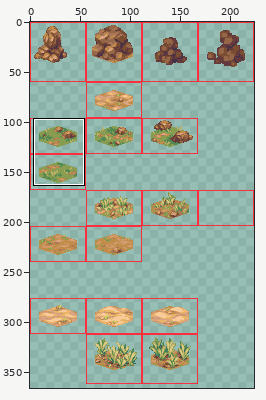
Sprite sheet: public/assets/hex-tile-experiment-tiles.png. The picture above shows the old version from afar; the outline marks the close-up.
Close-up. The starting point:
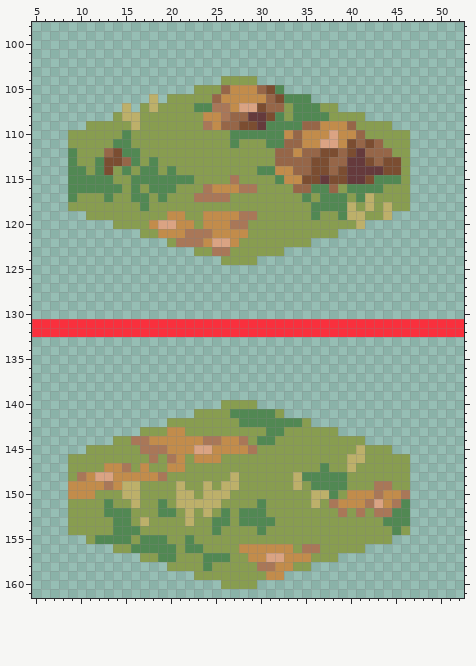
The file is 224x384 pixels. Shown: x 5..52, y 98..161. The wide view leaves out empty margins. The commit also changed other parts of the picture, which this record leaves out.
And afterwards:
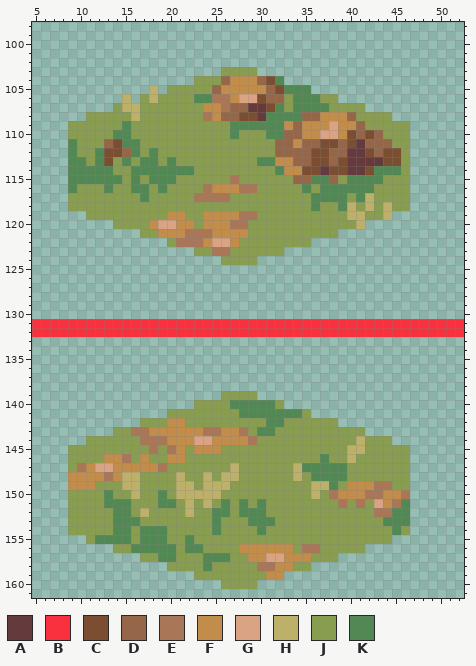
Palette (. is transparent): A #653a3c  B #f9303d  C #7b4d31  D #966648  E #a97758  F #c28c4b  G #daa383  H #bdb06a  J #889d50  K #518853
From old to new:
Changed rows in their new state; - is an unchanged pixel.
first column x 9:
103 -----------------JJJJ-----------------
104 --------------JJJDFFFDCK--------------
105 ---------H-JJJ--DF---FDCKKK-----------
106 ------H-J-J---KKEE-GGC-DJ--KJJ--------
107 -----J-H-J----JFF-DDAACK----K-JJJ-----
108 --JJJ-J--------E-D-CC-K-K-DDFFFD-JJJ--
109 JJ----KJ-------JJJKKKK--FDFF-G-FD---JJ
110 -----K-------------JJJ--D---G--C-CD---
111 K---DC-K----------J---JD-FDDCCD-AD-D--
112 ---KC-D--K---------------D-C-D-A-C-CC-
113 -K---JKJK--K---------KKFF-----C--AA---
114 --K-K-JK--K-KK-------JJK-FC-AC---CKKK-
115 -----K--J---JJ---------JJDDKKDJKKK-JJ-
116 -JJJ-J--KJ-J-------------JKJ-KK---J---
117 J---J--J--J---------------JK----------
118 --------J-------------------JJ--------
119 ---------------------------J--J-------
first column x 9:
139 -----------------JJJJ-----------------
140 --------------JJJ-KKKKKJ--------------
141 -----------JJJ----J----KKKJ-----------
142 --------JJJFF------JJJ--JJ-JJJ--------
143 -----JJEEFF--FFEEFFE-K-J------JJJ-----
144 --JJJ--J-EE---GGF--FEJJ---------HJJJ--
145 JJ------J-JE-JFF-JJJJ----------H----JJ
146 ----FFE-FJ-F--JJJ-----------K---J-----
147 -EFGG-FF-FEJJ-----H------HKK-KKJ------
148 FF-FE-HHJJJ-H--H-H--------J-----------
149 ---JJJ-------H--H-J------J-HH-JFFF----
150 JJJ-K-J---K---H--J----------JEF--E----
151 -----KKJ---KJ-J-JK-K-------J-JEJEJ----
152 ----J---H-JJ---JK-------------J-J-----
153 -------KJ----J---J-J------------------
154 -------JKKK---------------------------
